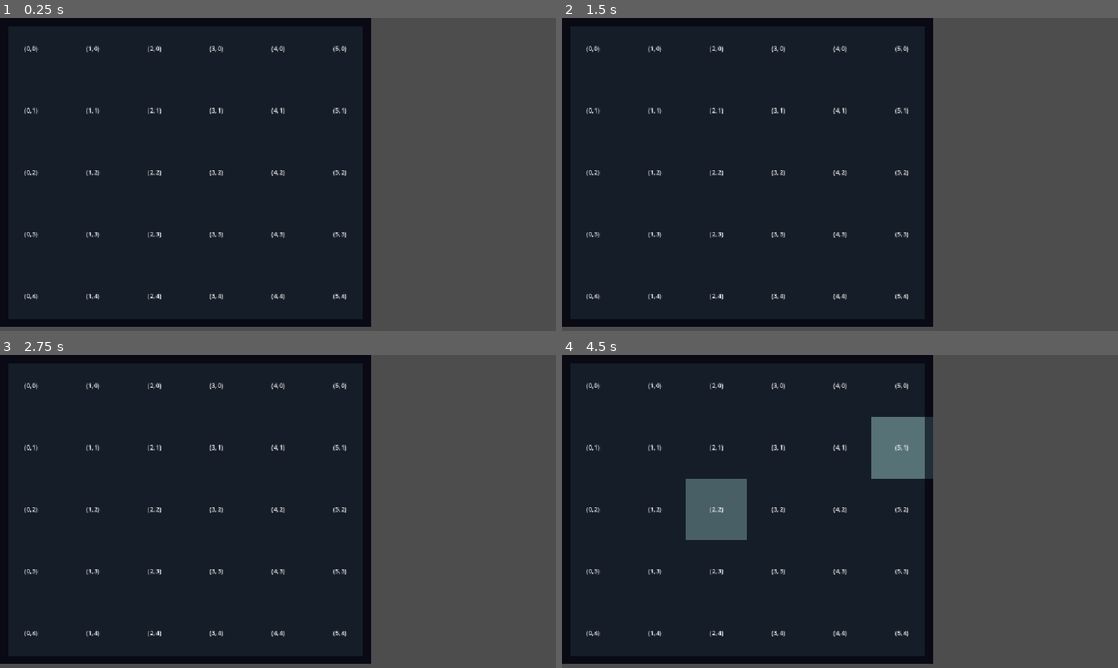
Above: before the commit, frames 1-4 (two rows, left to right).
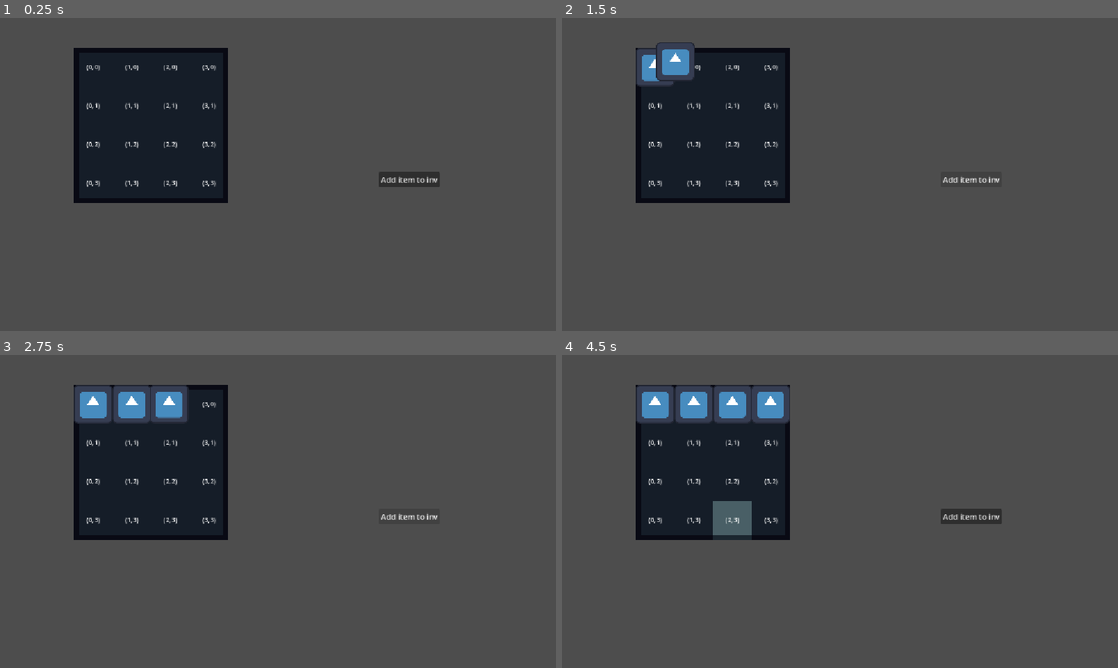
Above: after the commit, the same moments.

Repository: Froggo05/inventory-demo
Game: Godot game, scene res://Scenes/test_scene.tscn
The game is run twice, just before and just after one commit, with the same random seed, the same clock (stepped at 60 frames per second) and the same inputs. The engine's default icon, where the game draws it, is replaced by a stand-in: a white triangle on a blue panel in a dark square.
Inputs (mouse positions are in pixels of both pictures, inside the frame that each line leads up to):
- Up to frame 1 (0.25 s): no input
- Up to frame 2 (1.5 s): click (973, 180) at 0.5 s, where only the run after the commit has a clickable "Add item to inv"; click (973, 180) at 1.25 s, where only the run after the commit has a clickable "Add item to inv"
- Up to frame 3 (2.75 s): click (411, 517) at 2 s, where only the run after the commit has a clickable "Add item to inv"
- Up to frame 4 (4.5 s): move the mouse to (962, 495) at 2.77 s; press the mouse at (962, 495) at 2.78 s; tap Enter at 3.5 s; move the mouse to (728, 527) at 3.52 s; release the mouse at (728, 527) at 3.53 s; click (728, 527) at 3.6 s; move the mouse to (895, 442) at 4.27 s; press the mouse at (895, 442) at 4.28 s

The runs differ from the first frame. In frame 1, 53% of the frame differs, in the area x 0-79%, y 0-99%; in frame 2, 54%; in frame 3, 55%; in frame 4, 57%.

Commit message:
Added additem to inv, essentially create item method and added drag behaviour

Diff:
--- a/Scenes/Item/item.gd
+++ b/Scenes/Item/item.gd
@@ -9,12 +9,22 @@
 
 #-----variables-----
 @export var attributes: ItemAttributes
-@export var texture: Texture
-@export var gridSize: Vector2i = Vector2i.ONE
-@export var itemSize: Vector2i = Vector2i(8,8)
-var inventoryPosition : Vector3i = -Vector3i.ONE
+@export var texture: Sprite2D
+@export var size: Vector2i = Vector2i(1,1)
+@export var moveFactor: float = 6.0
+var invPosition : Vector2i = -1.0 * Vector2i.ONE
+var IUID: int
+var targetPosition: Vector2
 
 #-----private-----
+func _ready() -> void:
+	texture.scale *= Global.uiScale
+
+func _physics_process(delta: float) -> void:
+	_updatePosition(delta)
+
+func _updatePosition(delta)->void:
+	self.global_position = self.global_position.slerp(targetPosition, clamp(delta * moveFactor, 0.0, 1.0))
 
 #-----public-----
 func getTags()-> Dictionary:
@@ -22,7 +32,9 @@
 	var attributeList = attributes.get_property_list()
 	for attribute: Dictionary in attributeList:
 		tagDict = {attribute["name"]: attributes.get(attribute["name"])}
-
 	return tagDict
 
+func calculateItemPositionInSlots(slotSize: float)->Vector2:
+	var CentrePos:Vector2 = UI.getInventoryManager(IUID).global_position + ((invPosition * slotSize) + ((invPosition + size) * slotSize))/2
+	return CentrePos
 #-----signal responses-----
--- a/Scenes/Item/item.tscn
+++ b/Scenes/Item/item.tscn
@@ -2,17 +2,18 @@
 
 [ext_resource type="Script" uid="uid://d3wvgt1cvbetr" path="res://Scenes/Item/item.gd" id="1_hvuqc"]
 [ext_resource type="Script" uid="uid://bet3qcju1ttno" path="res://Scenes/Item/AttributesResource.gd" id="2_2ky4l"]
+[ext_resource type="Texture2D" uid="uid://c4c45v7jfnwu1" path="res://icon.svg" id="3_2ky4l"]
 
 [sub_resource type="Resource" id="Resource_j5x6h"]
 script = ExtResource("2_2ky4l")
 metadata/_custom_type_script = "uid://bet3qcju1ttno"
 
-[node name="Item" type="Node2D" unique_id=1501604782]
+[node name="Item" type="Node2D" unique_id=1501604782 node_paths=PackedStringArray("texture")]
 script = ExtResource("1_hvuqc")
 attributes = SubResource("Resource_j5x6h")
+texture = NodePath("Sprite")
 
-[node name="Button" type="Button" parent="." unique_id=164551143]
-offset_right = 8.0
-offset_bottom = 8.0
-scale = Vector2(16, 16)
+[node name="Sprite" type="Sprite2D" parent="." unique_id=1478276867]
+scale = Vector2(0.063, 0.063)
+texture = ExtResource("3_2ky4l")
 metadata/_edit_use_anchors_ = true
--- a/Scenes/UI/Inventory/inventory.gd
+++ b/Scenes/UI/Inventory/inventory.gd
@@ -14,7 +14,6 @@
 
 #-----variables-----
 @export var inventorySize: Vector2i = Vector2i.ONE
-var itemsArray: Array = []
 var initialMousePos: Vector2 = Vector2.ZERO
 var IUID: int
 var inventoryGrid: Array[Array]:
@@ -28,8 +27,47 @@
 	inventorySlotGridContainer.generateGrid(inventorySize, IUID)
 
 #-----public-----
-func addItem(item: Item)->void:
-	itemsArray.append(item)
+func addItemToInventory(item: Item)->void:
+	for y in range(inventorySize.y):
+		for x in range(inventorySize.x):
+			if checkItemDropPosition(Vector2i(x,y), item) == SLOTCHECK.EMPTY:
+				add_child(item)
+				placeItem(Vector2i(x,y), item)
+				print("AddAdded item to: ", Vector2i(x, y))
+				return #exit the loop as has placed one item
+			else:
+				print("Cant place item: ", Vector2i(x, y))
+
+func placeItem(inventoryPos: Vector2i, item: Item)->void:
+	var cellCheck = checkItemDropPosition(inventoryPos, item)
+	if cellCheck == SLOTCHECK.EMPTY:
+		item.invPosition = inventoryPos
+		item.IUID = IUID
+		item.targetPosition = item.calculateItemPositionInSlots(inventoryGrid[0][0].sizePixels.x)
+		print("Place item of size: ", item.size)
+		for y in range(inventoryPos.y, inventoryPos.y + item.size.y):
+			for x in range(inventoryPos.x, inventoryPos.x + item.size.x):
+				var slot = inventoryGrid[inventoryPos.x][inventoryPos.y] as Slot
+				slot.setItem(item)
+	else:
+		push_error("Cant move item: ", item)
+
+func removeItem(inventoryPos: Vector2i, item: Item)->void:
+		for y in range(inventoryPos.y, inventoryPos.y + item.size.y):
+			for x in range(inventoryPos.x, inventoryPos.x + item.size.x):
+				var slot = inventoryGrid[inventoryPos.x][inventoryPos.y] as Slot
+				slot.setItem(null)
+
+func checkItemDropPosition(inventoryPos: Vector2i, item: Item)->int:
+	for y in range(inventoryPos.y, inventoryPos.y + item.size.y):
+		for x in range(inventoryPos.x, inventoryPos.x + item.size.x):
+			var cellCheck: int = checkCell(Vector2i(x,y), item)
+			if cellCheck == SLOTCHECK.FULL:
+				return SLOTCHECK.FULL
+			if cellCheck == SLOTCHECK.SAME:
+				return SLOTCHECK.FULL
+	#If the slots are
+	return SLOTCHECK.EMPTY
 
 func checkCell(cellPosition: Vector2i, item: Item)->int:
 	var slot: = inventoryGrid[cellPosition.x][cellPosition.y] as Slot
--- a/Scenes/UI/Inventory/inventory.tscn
+++ b/Scenes/UI/Inventory/inventory.tscn
@@ -4,8 +4,8 @@
 [ext_resource type="Script" uid="uid://c4emdbk5bgyup" path="res://Scenes/UI/Inventory/item_grid.gd" id="2_1i8xw"]
 
 [node name="Inventory" type="MarginContainer" unique_id=899742553 node_paths=PackedStringArray("inventorySlotGridContainer")]
-offset_right = 32.0
-offset_bottom = 8.0
+offset_right = 512.0
+offset_bottom = 128.0
 size_flags_horizontal = 3
 size_flags_vertical = 3
 script = ExtResource("1_1i8xw")
@@ -22,11 +22,3 @@
 [connection signal="mouse_entered" from="." to="." method="_on_mouse_entered"]
 [connection signal="mouse_exited" from="." to="." method="_on_mouse_exited"]
 [connection signal="resized" from="ItemGrid" to="." method="_on_item_grid_resized"]
-[connection signal="mouse_entered" from="ItemGrid/(0, 0)" to="ItemGrid/(0, 0)" method="on_mouse_entered"]
-[connection signal="mouse_exited" from="ItemGrid/(0, 0)" to="ItemGrid/(0, 0)" method="on_mouse_exited"]
-[connection signal="mouse_entered" from="ItemGrid/(1, 0)" to="ItemGrid/(1, 0)" method="on_mouse_entered"]
-[connection signal="mouse_exited" from="ItemGrid/(1, 0)" to="ItemGrid/(1, 0)" method="on_mouse_exited"]
-[connection signal="mouse_entered" from="ItemGrid/(2, 0)" to="ItemGrid/(2, 0)" method="on_mouse_entered"]
-[connection signal="mouse_exited" from="ItemGrid/(2, 0)" to="ItemGrid/(2, 0)" method="on_mouse_exited"]
-[connection signal="mouse_entered" from="ItemGrid/(3, 0)" to="ItemGrid/(3, 0)" method="on_mouse_entered"]
-[connection signal="mouse_exited" from="ItemGrid/(3, 0)" to="ItemGrid/(3, 0)" method="on_mouse_exited"]
--- a/Scenes/UI/Inventory/item_grid.gd
+++ b/Scenes/UI/Inventory/item_grid.gd
@@ -27,7 +27,7 @@
 			slot.inventoryCoordinate = Vector2i(x,y)
 			slot.label.text = "(" + str(x) + ", " + str(y) + ")"
 			slot.updateTexture(slot.inventoryCoordinate, inventorySize)
-			slot.inventoryIndex = IUID
+			slot.IUID = IUID
 			if Engine.is_editor_hint():
 				pass
 			else:
--- a/Scenes/UI/Slot/slot.gd
+++ b/Scenes/UI/Slot/slot.gd
@@ -31,21 +31,21 @@
 
 var sizePixels: Vector2
 #-----signals-----
-signal slotHovered(inventoryType: Vector2i, inventoryIndex: int)
+signal slotHovered(inventoryType: Vector2i, IUID: int)
 
 #-----variables-----
 @export_category("Variables")
 var tween: Tween
 
 var inventoryCoordinate: Vector2i = Vector2i.ZERO
-var inventoryIndex: int
+var IUID: int
 var itemContained: Item:
 	set(value):
 		if value == null:
 			hasItem = false
 		else:
 			hasItem = true
-		return value
+		itemContained = value
 var hasItem: bool = false
 
 
@@ -120,22 +120,12 @@
 	var textureIndex: int = _getTextureType(slotPosition, itemSize)
 	setSprite(textureIndex)
 
-#-----signal responses-----
-func on_mouse_entered() -> void:
-	slotHovered.emit(inventoryCoordinate, inventoryIndex)
-	_resetTween()
-	tween.parallel().tween_property(TextureDict["DefaultTexture"], "modulate", Color(1.0, 1.0, 1.0, 0.0), 0.001)
-
-func on_mouse_exited() -> void:
-	_resetTween()
-	tween.parallel().tween_property(TextureDict["DefaultTexture"], "modulate", Color(1.0, 1.0, 1.0, 1.0), 1)
-
 func setSprite(index: TextureIndex)->void:
 	for texture in TextureDict.keys():
 		TextureDict[texture].texture.region = getTextureAtlasRegion(index)
 
 func getTextureAtlasRegion(index: int)->Rect2:
-	print("SlotTextureIndex:", index)
+	#push_warning("SlotTextureIndex:", index)
 
 	var PositionX: float = index % atlastSize.y
 	@warning_ignore("integer_division")
@@ -144,8 +134,21 @@
 	var cellPositionX = PositionX * textureCellSize.x
 	var cellPositionY = PositionY * textureCellSize.y
 
-	print("Inventory Coordintate: ",self.inventoryCoordinate, " | Texture Index: ",TextureIndex.find_key(index), " | Cell Coords: (", PositionX ,",", PositionY,")" )
+	#push_warning("Inventory Coordintate: ",self.inventoryCoordinate, " | Texture Index: ",TextureIndex.find_key(index), " | Cell Coords: (", PositionX ,",", PositionY,")" )
 
 	var cellRegion = Rect2(cellPositionX, cellPositionY, textureCellSize.x, textureCellSize.y) #multiply by individual sprite size to get the actual region
 
 	return cellRegion
+
+func setItem(item: Item)->void:
+	itemContained = item
+
+#-----signal responses-----
+func on_mouse_entered() -> void:
+	slotHovered.emit(inventoryCoordinate, IUID)
+	_resetTween()
+	tween.parallel().tween_property(TextureDict["DefaultTexture"], "modulate", Color(1.0, 1.0, 1.0, 0.0), 0.001)
+
+func on_mouse_exited() -> void:
+	_resetTween()
+	tween.parallel().tween_property(TextureDict["DefaultTexture"], "modulate", Color(1.0, 1.0, 1.0, 1.0), 1)
--- a/Scenes/UI/UI.tscn
+++ b/Scenes/UI/UI.tscn
@@ -16,7 +16,19 @@
 
 [node name="Inventory" parent="." unique_id=718738191 instance=ExtResource("1_w371h")]
 layout_mode = 1
-offset_right = 512.0
-offset_bottom = 128.0
+offset_left = 153.0
+offset_top = 62.0
+offset_right = 665.0
+offset_bottom = 574.0
 offset_transform_enabled = true
-inventorySize = Vector2i(6, 5)
+inventorySize = Vector2i(4, 4)
+
+[node name="Button" type="Button" parent="." unique_id=33942453]
+layout_mode = 0
+offset_left = 785.0
+offset_top = 319.0
+offset_right = 911.0
+offset_bottom = 350.0
+text = "Add item to inv"
+
+[connection signal="pressed" from="Button" to="." method="_on_button_pressed"]
--- a/Scenes/UI/drag.gd
+++ b/Scenes/UI/drag.gd
@@ -1,4 +1,4 @@
-class_name Drag extends RefCounted
+class_name Drag extends Node
 #-----enums-----
 #enum dragType{}
 #-----sub-components-----
@@ -8,25 +8,32 @@
 #-----variables-----
 var item: Item
 var type: String #Drag type, might add later
-var position: Vector2
+var initialPosition: Vector2
 var offset: Vector2
 var dragSmoothing: float = 1.0
-var targetPosition: Vector2
+var targetinitialPos: Vector2
+var uiRef: UI
 
 #-----private-----
-func _init(targetItem: Item, dragType: String = "") -> void:
+func _init(targetItem: Item, ui: UI, dragType: String = "") -> void:
+	uiRef = ui
 	item = targetItem
 	type = dragType
+	initialPosition = item.targetPosition
 	#need to store the item slot relative to the item size clicked
 
 #-----public-----
 func endDrag()->void:
-	free()
+	if Global.mouseIsHovering:
+		var inventory: InventoryManager = uiRef.avaliableInventories[Global.hoveredInventoryId]
+		inventory.removeItem(item.invPosition, item)
+		inventory.placeItem(Global.hoveredCellCoordinate, item)
+	else:
+		setItemTarget(initialPosition)
 
-func setTarget(pos: Vector2)->void:
-	targetPosition = pos
+func setItemTarget(pos: Vector2)->void:
+	item.targetPosition = pos
 
-func updateItemPosition(delta)->void:
-	item.global_position = item.global_position.move_toward(targetPosition, delta * dragSmoothing)
+
 
 #-----signal responses-----
--- a/Scenes/UI/ui.gd
+++ b/Scenes/UI/ui.gd
@@ -1,8 +1,9 @@
 @tool
-extends Control
+class_name UI extends Control
 #-----enums-----
 
 #-----sub-components-----
+@onready var baseItemPacked: PackedScene = preload("uid://c681mrvm6ivda")
 
 #-----signals-----
 
@@ -11,8 +12,7 @@
 
 var leftclickActive: bool = false
 
-var avaliableInventories: Dictionary = {}
-
+static var avaliableInventories: Dictionary[int, InventoryManager] = {}
 
 #-----private-----
 func _ready() -> void:
@@ -20,29 +20,29 @@
 		if child is InventoryManager:
 			avaliableInventories.set(child.IUID, child)
 
-func _updateDrag(delta)->void:
+func _updateDrag()->void:
 	if dragInstance == null:
 		return
-	dragInstance.setTarget(get_global_mouse_position())
-	dragInstance.updateItemPosition(delta)
+	dragInstance.setItemTarget(get_global_mouse_position())
 
 func _startDrag()->void:
 	if dragInstance != null:
-		push_warning("Last drag not finished")
-	var item = _lookUpInventorySlotHovered()
+		#push_warning("Last drag not finished")
+		dragInstance = null
+	var item = _getInventorySlotHovered()
 	if item == null:
+		#maybe add a minimum mousemovement before drag
 		print("No item in hovered slot | Drag failed")
 		return
-	print("Starting Drag")
-	dragInstance = Drag.new(item)
+	#print("Starting Drag")
+	dragInstance = Drag.new(item, self)
 
-func _lookUpInventorySlotHovered()->Item:
+func _getInventorySlotHovered()->Item:
 	if !Global.mouseIsHovering:
-		push_warning("No Inventory Hovered")
+		#push_warning("No Inventory Hovered")
 		return
-
-	var inventory = avaliableInventories[Global.hoveredInventoryId] as InventoryManager
-	var inventorySlot = inventory.inventoryGrid[
+	var activeinventory = avaliableInventories[Global.hoveredInventoryId] as InventoryManager
+	var inventorySlot = activeinventory.inventoryGrid[
 		Global.hoveredCellCoordinate.x][
 		Global.hoveredCellCoordinate.y] as Slot
 
@@ -52,6 +52,7 @@
 
 	return inventorySlot.itemContained
 
+
 func _endDrag()->void:
 	if dragInstance == null:
 		return
@@ -59,7 +60,7 @@
 
 func _physics_process(delta: float) -> void:
 	if leftclickActive:
-		_updateDrag(delta)
+		_updateDrag()
 
 func _input(event: InputEvent) -> void:
 	if event.is_action_pressed("Leftclick"):
@@ -71,5 +72,14 @@
 
 #-----public-----
 
+static func getInventoryManager(iuid: int)->InventoryManager:
+	return avaliableInventories[iuid]
 
 #-----signal responses-----
+
+@onready var inventory: InventoryManager = $Inventory
+
+func _on_button_pressed() -> void:
+	var item: Item = baseItemPacked.instantiate()
+
+	inventory.addItemToInventory(item)
--- a/Scenes/test_scene.tscn
+++ b/Scenes/test_scene.tscn
@@ -2,16 +2,7 @@
 
 [ext_resource type="PackedScene" uid="uid://ce3twu7plydoh" path="res://Scenes/UI/UI.tscn" id="1_3dogw"]
 
-[node name="TestScene" type="Control" unique_id=1236477037]
-layout_mode = 3
-anchors_preset = 15
-anchor_right = 1.0
-anchor_bottom = 1.0
-grow_horizontal = 2
-grow_vertical = 2
-mouse_filter = 1
-mouse_default_cursor_shape = 2
+[node name="TestScene" type="CanvasLayer" unique_id=1693294405]
 
 [node name="UI" parent="." unique_id=1702278730 instance=ExtResource("1_3dogw")]
-layout_mode = 1
 mouse_default_cursor_shape = 1
--- a/Scripts/Globals.gd
+++ b/Scripts/Globals.gd
@@ -15,7 +15,7 @@
 var inventoryCount: int
 var hoveredCellCoordinate: Vector2i
 var hoveredInventoryId: int
-var uiScale: float = 16.0
+var uiScale: float = 10.0
 var mouseIsHovering: bool = false
 
 func getUniqueInventoryIndex()-> int:
--- a/Scripts/UID.gd
+++ b/Scripts/UID.gd
@@ -4,5 +4,5 @@
 
 static func GENERATEINVENTORYINDEX()->int:
 	inventoryCount += 1
-	var nextUID = hash(inventoryCount)
-	return nextUID
+	var nextIUID = hash(rand_from_seed(inventoryCount))
+	return nextIUID
